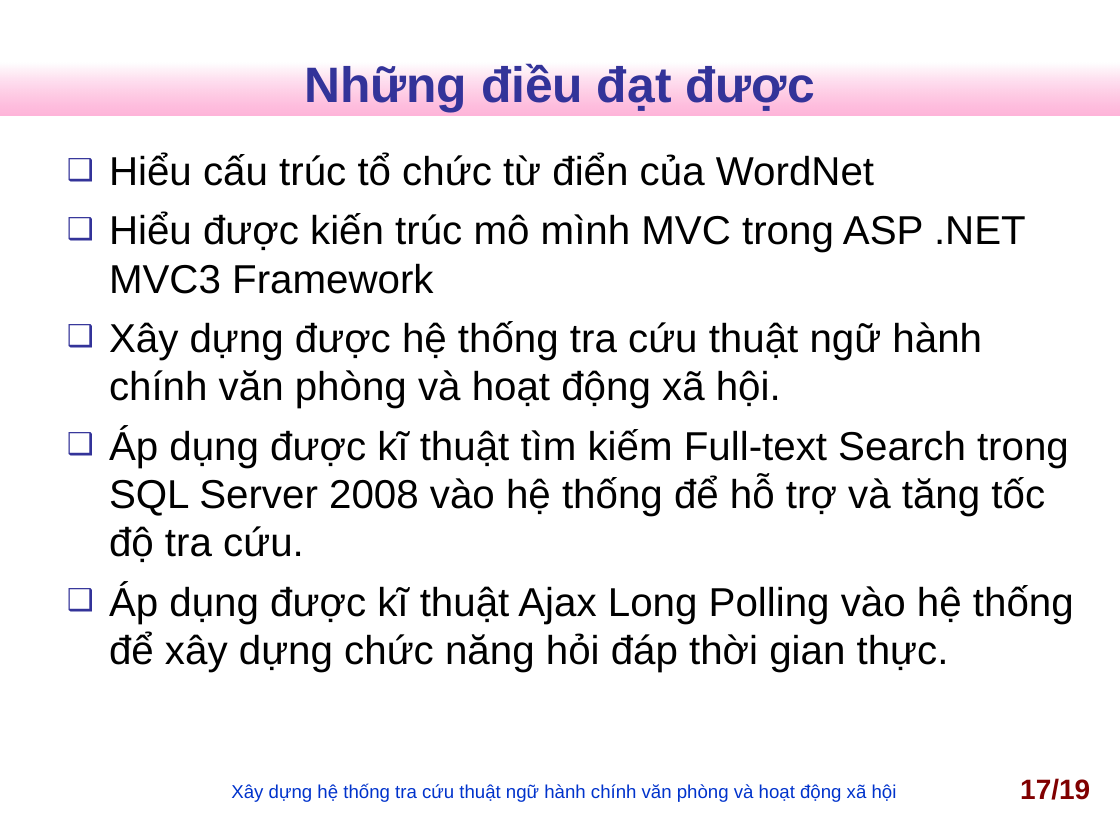
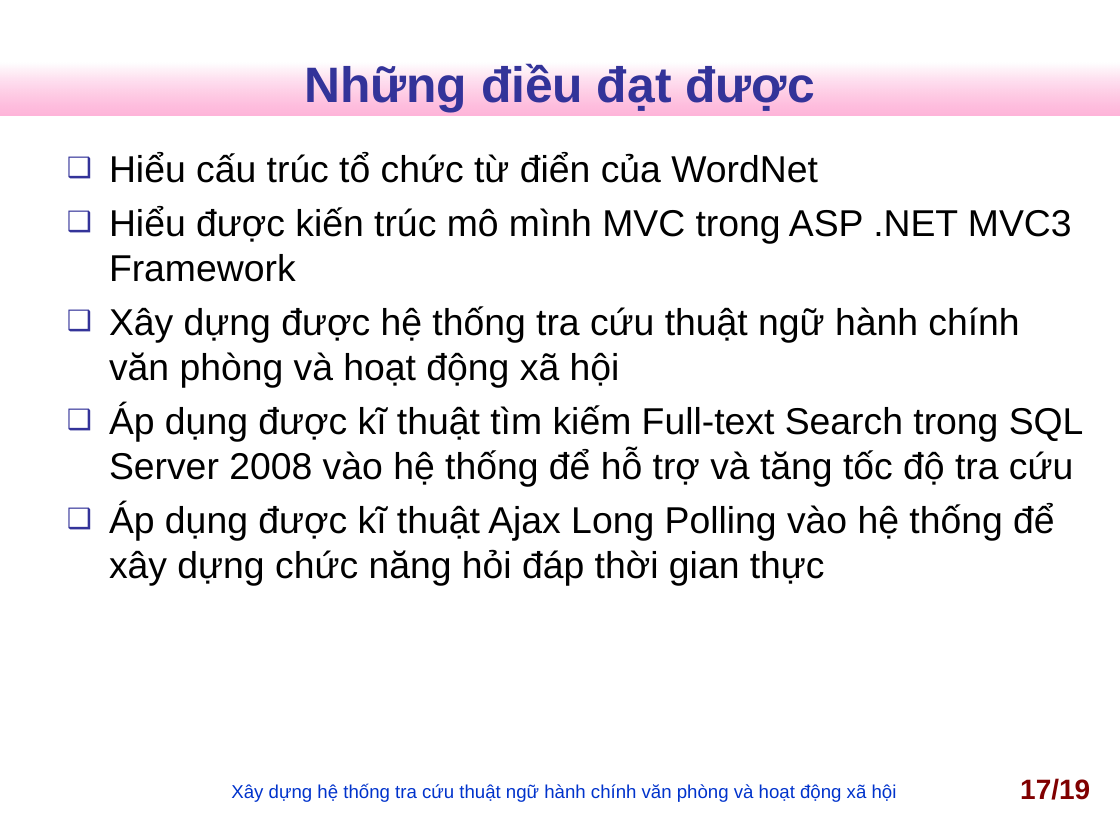
Before and after one commit to nguyentk90/tra-cuu-thuat-ngu-hanh-chinh, a slide deck: slide 17 of Documents/slideN2013.ppt. Drawn at 1120x840 pixels with LibreOffice and Linux fonts; fonts in the diff are those of the drawing; background and template pictures are left out. Boxes give left, top, right and bottom in pixels: in the first picture for what was removed or moved away, otherwise in the second. Text is boxed around its words. In the diff, an @@ line names an element or a change of style, - is before the commit and + after.

```diff
--- a/Documents/slideN2013.ppt
+++ b/Documents/slideN2013.ppt
@@ text at (x1=109, y1=153, x2=1072, y2=282): size 25.9 to 24 pt in "Hiểu cấu trúc tổ chức từ điển ...", "Hiểu được kiến trúc mô mình MVC ..."; less space between paragraphs @@
@@ text at (x1=109, y1=306, x2=1084, y2=586): text changed; size 25.9 to 24 pt @@
-❑ Xây dựng được hệ thống tra cứu thuật ngữ hành chính văn phòng và hoạt động xã hội.
-❑ Áp dụng được kĩ thuật tìm kiếm Full-text Search trong SQL Server 2008 vào hệ thống để hỗ trợ và tăng tốc độ tra cứu.
-❑ Áp dụng được kĩ thuật Ajax Long Polling vào hệ thống để xây dựng chức năng hỏi đáp thời gian thực.
+❑ Xây dựng được hệ thống tra cứu thuật ngữ hành chính văn phòng và hoạt động xã hội
+❑ Áp dụng được kĩ thuật tìm kiếm Full-text Search trong SQL Server 2008 vào hệ thống để hỗ trợ và tăng tốc độ tra cứu
+❑ Áp dụng được kĩ thuật Ajax Long Polling vào hệ thống để xây dựng chức năng hỏi đáp thời gian thực
```
Also in this commit, not shown: 4 other slides changed, 1 slide added, 2 other files.
